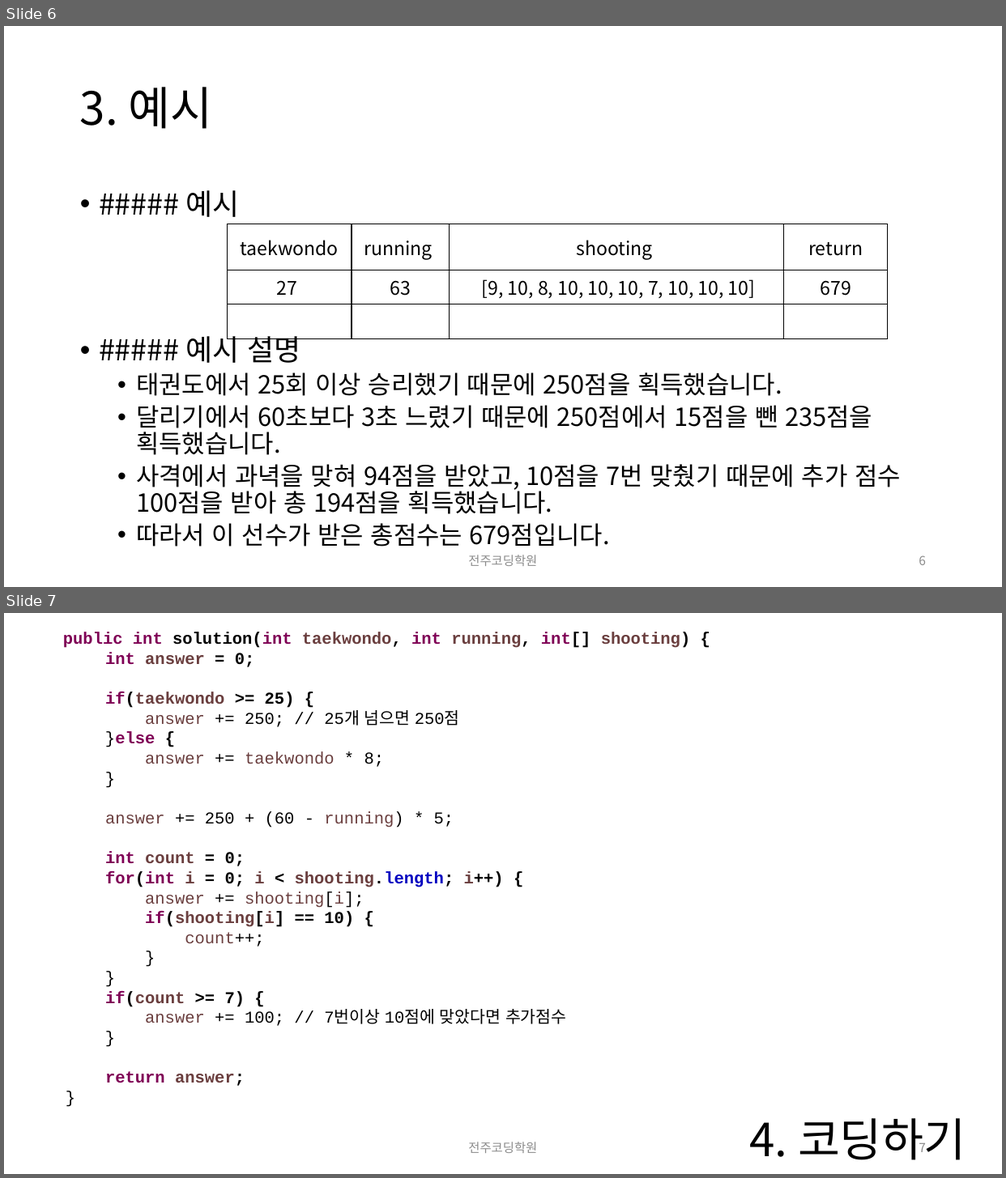
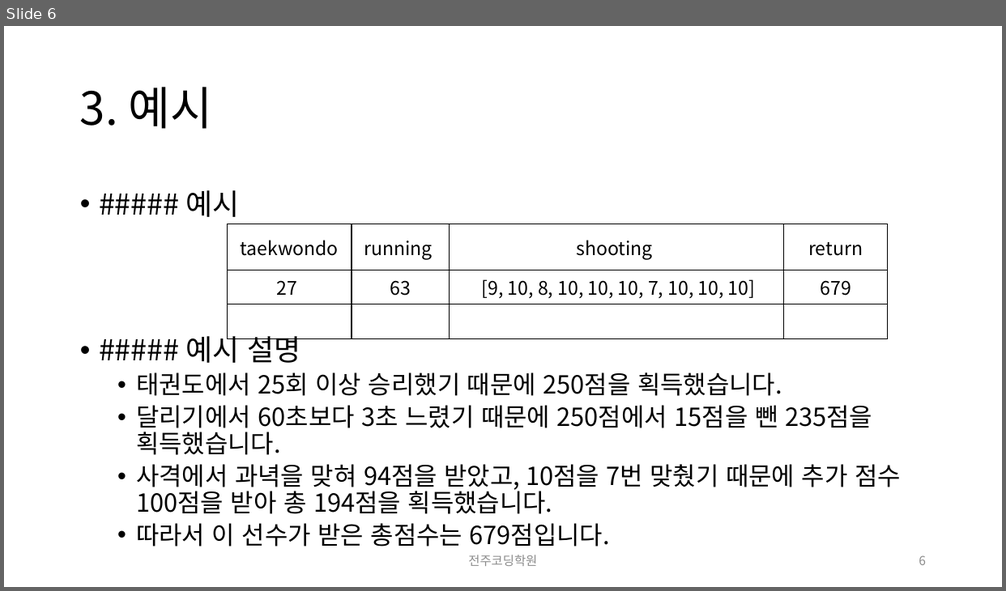
Before and after one commit to quirinal36/COS-PRO-2nd, a slide deck: 문제설명/5회/COS PRO 2급 모의고사5회 4번문제.pptx. Shown one above the other, each under a label of ours: slides 6 and 7 before the commit, slide 6 after it. The pictures are 1006x1178 and 1006x591 pixels, drawn with LibreOffice and Linux fonts; fonts in the diff are those of the drawing. Boxes give left, top, right and bottom in pixels: in the first picture for what was removed or moved away, otherwise in the second. Text is boxed around its words. In the diff, an @@ line names an element or a change of style, - is before the commit and + after.

Commit message:
코딩 삭제

```diff
--- a/문제설명/5회/COS PRO 2급 모의고사5회 4번문제.pptx
+++ b/문제설명/5회/COS PRO 2급 모의고사5회 4번문제.pptx
@@ slide 7 removed at box(4, 613, 1002, 1174), background #FFFFFF @@
@@ text removed at box(63, 632, 691, 1086) @@
-  public int solution(int taekwondo, int running, int[] shooting) {
-int answer = 0;
-if(taekwondo >= 25) {
-answer += 250; // 25개 넘으면 250점
-}else {
-answer += taekwondo * 8;
-}
-answer += 250 + (60 - running) * 5;
-int count = 0;
-for(int i = 0; i < shooting.length; i++) {
-answer += shooting[i];
-if(shooting[i] == 10) {
-count++;
-}
-}
-if(count >= 7) {
-answer += 100; // 7번이상 10점에 맞았다면 추가점수
-}
-return answer;
-}
@@ title removed at box(749, 1118, 966, 1161) @@
-4. 코딩하기
@@ text removed at box(468, 1142, 537, 1153) @@
-전주코딩학원
@@ page number removed at box(918, 1144, 926, 1152) @@
-7
```
Also in this commit, not shown: 9 other files.
